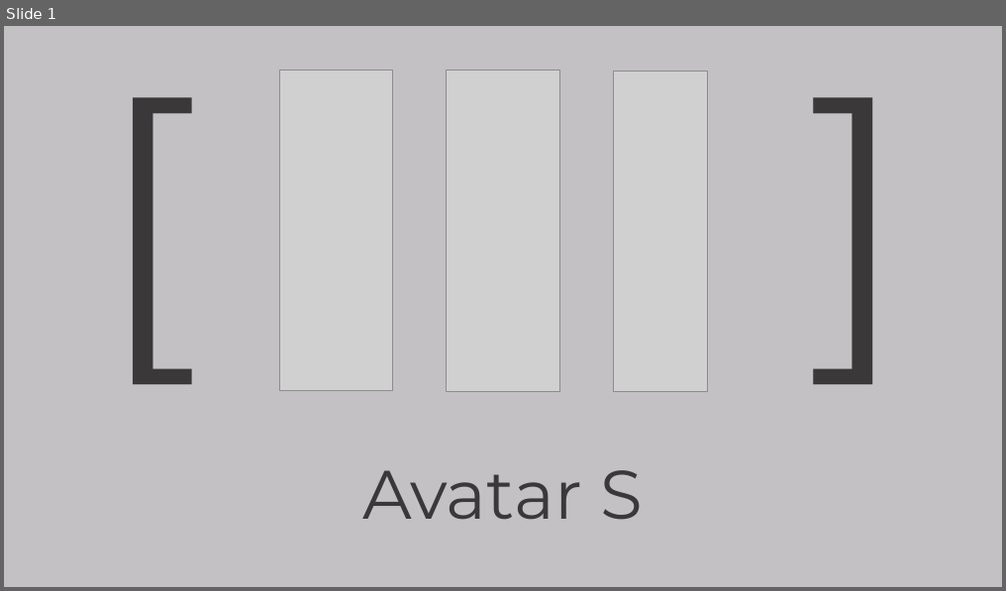
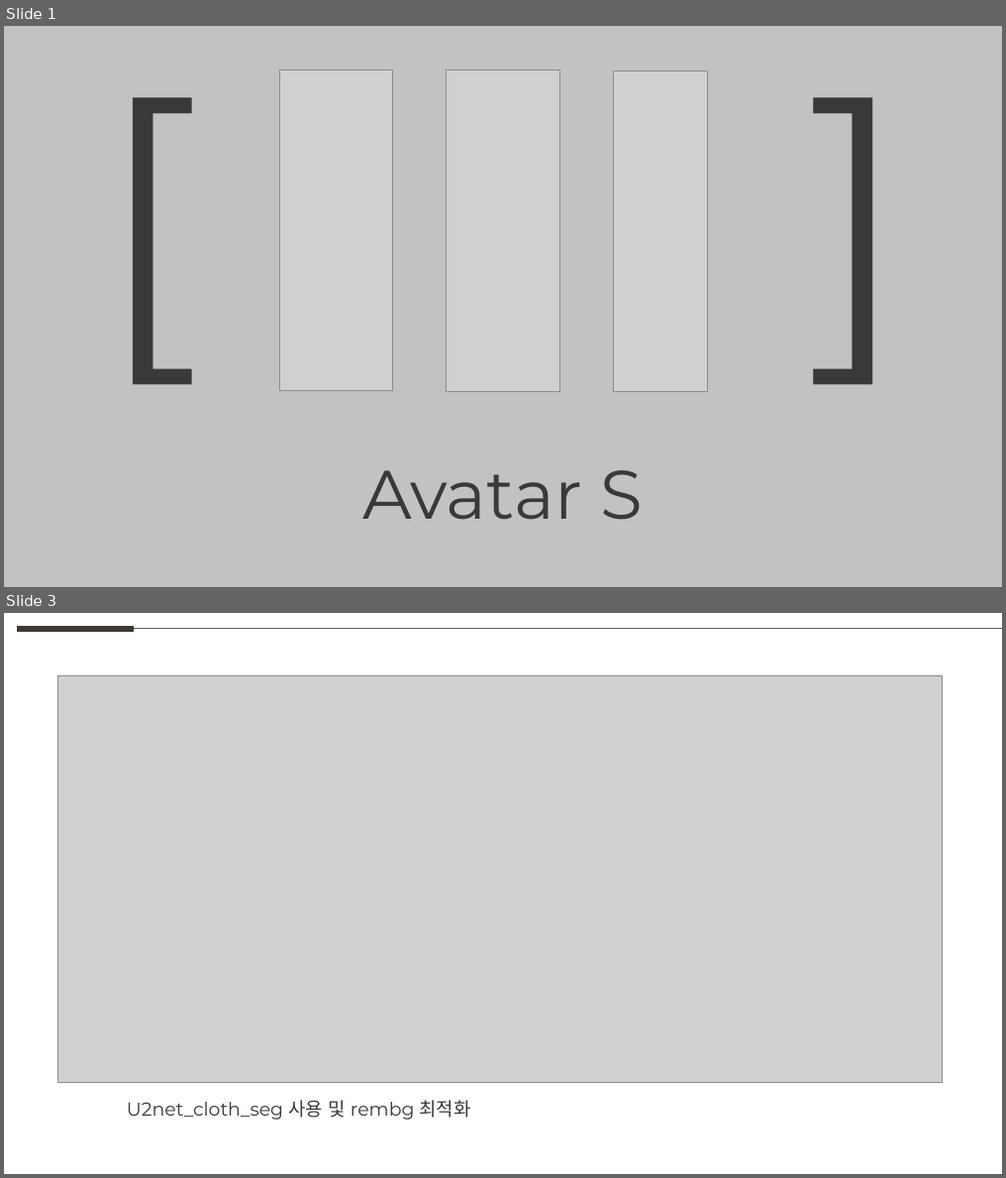
Before and after one commit to weaknessHero/Project_AvatarS, a slide deck: 발표자료/업데이트/LJHPPT.pptx. Shown one above the other, each under a label of ours: slide 1 before the commit, slides 1 and 3 after it; the slides between them are not shown. The pictures are 1006x591 and 1006x1178 pixels, drawn with LibreOffice and Linux fonts; fonts in the diff are those of the drawing; grey boxes stand for pictures. Boxes give left, top, right and bottom in pixels: in the first picture for what was removed or moved away, otherwise in the second. Text is boxed around its words. In the diff, an @@ line names an element or a change of style, - is before the commit and + after.

```diff
--- a/발표자료/업데이트/LJHPPT.pptx
+++ b/발표자료/업데이트/LJHPPT.pptx
@@ slide 3 added at (4,613,1002,1174), background #FFFFFF @@
@@ line added from (17, 629) to (135, 629), #3D3A35 6 pt @@
@@ line added from (135, 629) to (1002, 629), #5F5F5D 0.5 pt @@
@@ picture added at (57,676,943,1082) @@
@@ text added at (127,1100,471,1120), 18 pt, text #3A3838 @@
+U2net_cloth_seg 사용 및 rembg 최적화
```
Also in this commit, not shown: 1 slide changed, 1 slide removed, 3 other files.
